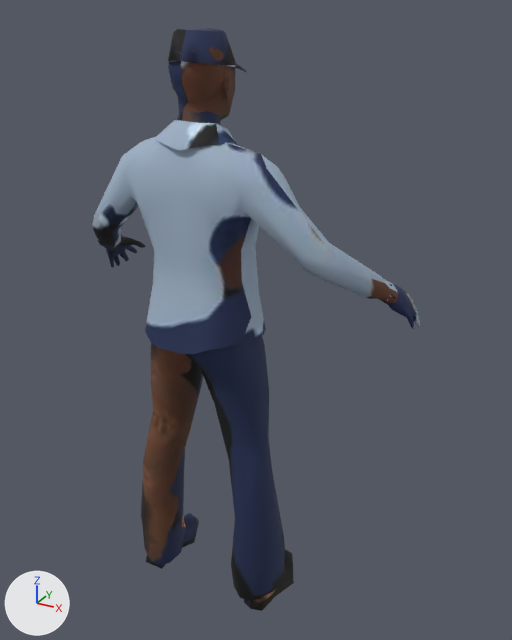
A saved change to the glTF model public/models/humans/npc_man_police_zrp_lod1.glb.
One viewpoint serves both versions: a camera (50 mm lens) standing at (1.093, -1.632, 1.846) and looking at (0.085, 0.201, 0.93). Every picture has the same lights, and +X, +Y and +Z are marked at lower left. The first picture is the older version. Vertices at exactly the same position are counted once.

The scene before the commit, as lines of its bpy script (objects in view):
```python
me_npc_man_police_zrp_001 = bpy.data.meshes.new('npc_man_police_zrp.001')
me_npc_man_police_zrp_001.from_pydata(...)  # 1318 vertices, 2000 faces; spans x -0.58..0.58, y -0.13..0.39, z -0.03..1.8
me_npc_man_police_zrp_001.materials.append(mat_npc_man_police_zrp_lod1)  # picture img_npc_man_police_zrp_lod1
ob_npc_man_police_zrp_lod1 = bpy.data.objects.new('npc_man_police_zrp_lod1', me_npc_man_police_zrp_001)
ob_npc_man_police_zrp_lod1.location = (0.0, 0.0, 0.0)
```
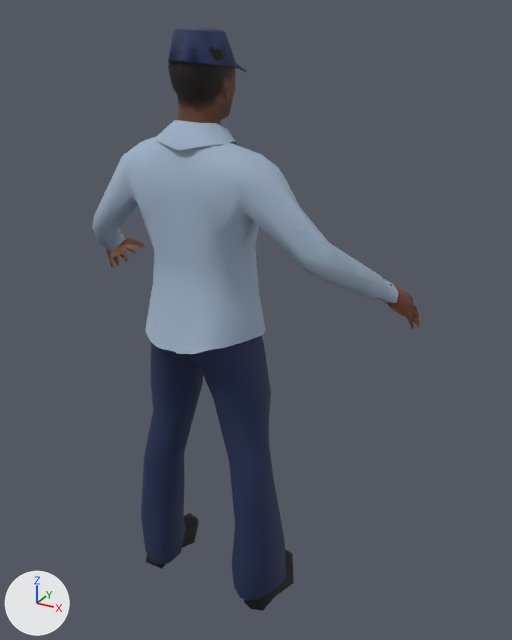
Pixel boxes [x1, y1, x2, y2] of what changed, in the pictures (512 x 640 px; the box of a moved part takes in the faces that stretch with it):
part 1 of me_npc_man_police_zrp_001, moved or reshaped
    before: [141, 336, 286, 610]
    after: [141, 336, 286, 611]
part 2 of me_npc_man_police_zrp_001, moved or reshaped (not visible before)
    after: [388, 285, 401, 309]
part 3 of me_npc_man_police_zrp_001, surface changed
    both: [92, 29, 420, 611]

The change, as a diff of the scene's bpy script:
```diff
--- a/public/models/humans/npc_man_police_zrp_lod1.glb.py
+++ b/public/models/humans/npc_man_police_zrp_lod1.glb.py
@@ me_npc_man_police_zrp_001 @@
 # used by ob_npc_man_police_zrp_lod1; location = (0.0, 0.0, 0.0)
-me_npc_man_police_zrp_001.from_pydata(...)  # 1318 vertices, 2000 faces; spans x -0.58..0.58, y -0.13..0.39, z -0.03..1.8
+me_npc_man_police_zrp_001.from_pydata(...)  # 1354 vertices, 2000 faces; spans x -0.58..0.58, y -0.13..0.39, z -0.03..1.8
+# me_npc_man_police_zrp_001 part 1: 36 vertices moved from x -0.22..0.24, y -0.1..0.15, z 0.05..1.07 to x -0.22..0.24, y -0.1..0.13, z 0.04..1.07; 129 vertices removed from x -0.28..0.27, y -0.11..0.17, z 0.02..1.08; 164 vertices added at x -0.28..0.27, y -0.11..0.16, z 0.02..1.08
+# me_npc_man_police_zrp_001 part 2: 2 vertices moved within x 0.52, y 0.2, z 1.09; 1 vertex removed from x 0.52, y 0.21, z 1.1; 2 vertices added at x 0.52, y 0.2..0.21, z 1.09..1.11
+# me_npc_man_police_zrp_001 part 3: 1479 kept faces spanning x -0.58..0.58, y -0.13..0.39, z -0.03..1.8 get new texture (UV) coordinates
 me_npc_man_police_zrp_001.materials.append(mat_npc_man_police_zrp_lod1)
```
